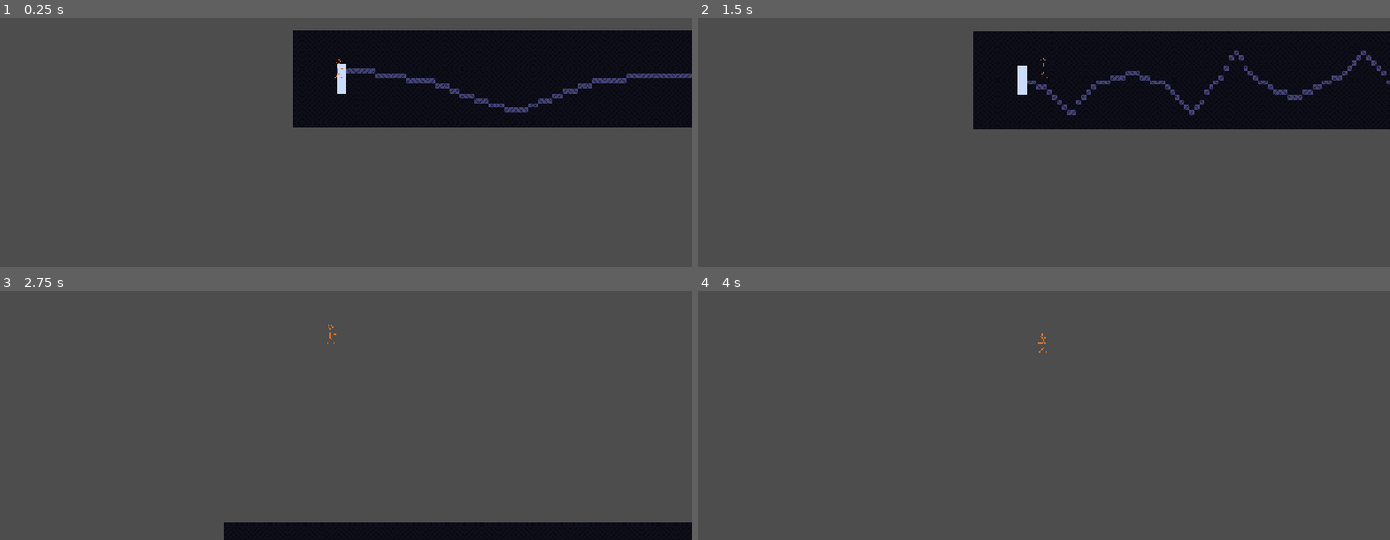
Above: before the commit, frames 1-4 (two rows, left to right).
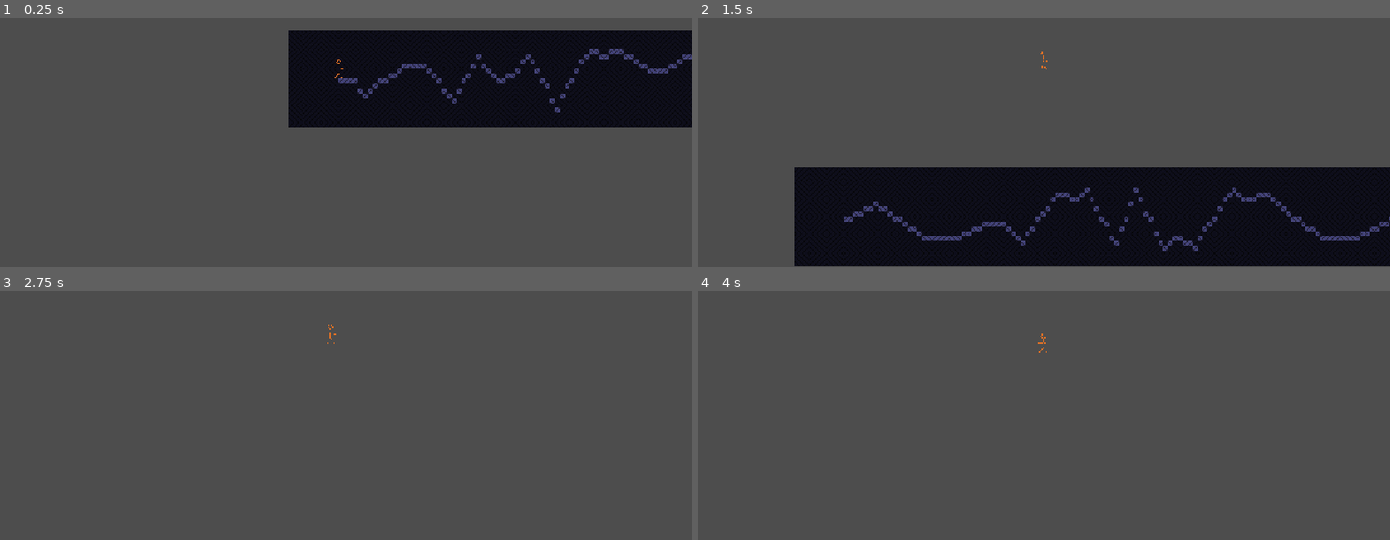
Above: after the commit, the same moments.

Repository: henreedev/exponential-climb
Game: Godot game, scene res://scenes/game.tscn
Same seed, same stepped clock (60 frames per second), same inputs: the game is played once before the commit and once after it.
Inputs (mouse positions are in pixels of both pictures, inside the frame that each line leads up to):
- Up to frame 1 (0.25 s): no input
- Up to frame 2 (1.5 s): tap Enter at 0.5 s; move the mouse to (1189, 47) at 0.52 s; press the mouse at (1189, 47) at 0.53 s; hold D (move_right) from 0.53 s (still down); tap Space (jump) at 0.77 s; move the mouse to (891, 87) at 1.27 s; release the mouse at (891, 87) at 1.28 s; tap Q (toggle_loop) at 1.35 s
- Up to frame 3 (2.75 s): tap Space (jump) at 1.52 s; move the mouse to (outside the picture) at 2.02 s; release D (move_right) at 2.03 s; press the mouse at (outside the picture) at 2.03 s; hold A (move_left) from 2.03 s (still down)
- Up to frame 4 (4 s): move the mouse to (1002, 420) at 2.77 s; release A (move_left) at 2.78 s; release the mouse at (1002, 420) at 2.78 s; hold D (move_right) from 2.78 s (still down); tap Q (toggle_loop) at 2.85 s; tap Space (jump) at 3.02, 3.5, 3.77 s; move the mouse to (1251, 400) at 3.52 s; press the mouse at (1251, 400) at 3.53 s

The runs differ from the first frame. In frame 1, 2.3% of the frame differs, in the area x 41-100%, y 4-44%; in frame 2, 58%, in the area x 13-100%, y 5-100%; in frame 3, 4.8%; in frame 4, nothing differs.

Commit message:
noise eases out near path ends

Diff:
--- a/scenes/environment/door.tscn
+++ b/scenes/environment/door.tscn
@@ -7,6 +7,7 @@
 size = Vector2(16, 48)
 
 [node name="Door" type="Node2D"]
+visible = false
 script = ExtResource("1_hs68i")
 
 [node name="Area2D" type="Area2D" parent="."]
--- a/scenes/environment/room.tscn
+++ b/scenes/environment/room.tscn
@@ -10,7 +10,6 @@
 fractal_type = 3
 fractal_octaves = 1
 fractal_ping_pong_strength = 3.51
-domain_warp_enabled = true
 domain_warp_type = 2
 domain_warp_amplitude = 52.325
 domain_warp_frequency = 0.01
--- a/scripts/utilities/tilepath.gd
+++ b/scripts/utilities/tilepath.gd
@@ -30,9 +30,20 @@
 ## Adds given noise to a path, ensuring the start and end points remain the same.
 static func add_noise_to_path(path : Array[Vector2i], \
 							noise : FastNoiseLite):
+
+	var path_len = len(path)
+	var progress = 0.0
+
 	var i = 0
 	for coord : Vector2i in path:
-		var noise_sample = noise.get_noise_1d(i) * 7
+		progress = lerp(0.0, 1.0, float(i) / (path_len - 1)) if path_len != 1 else 0
+		# 0 to 1, multiplied onto the noise to ensure start and end are connected
+		var noise_intensity = 2 * (-abs(progress - 0.5) + 0.5)
+		noise_intensity = pow(noise_intensity, 0.3)
+		#var noise_intensity = ease(noise_intensity, -500)
+		#print(noise_intensity)
+		#coord.y += noise_intensity * 10
+		var noise_sample = noise.get_noise_1d(i) * 7 * noise_intensity
 		coord.y += noise_sample
 		path[i] = coord
 		i += 1
